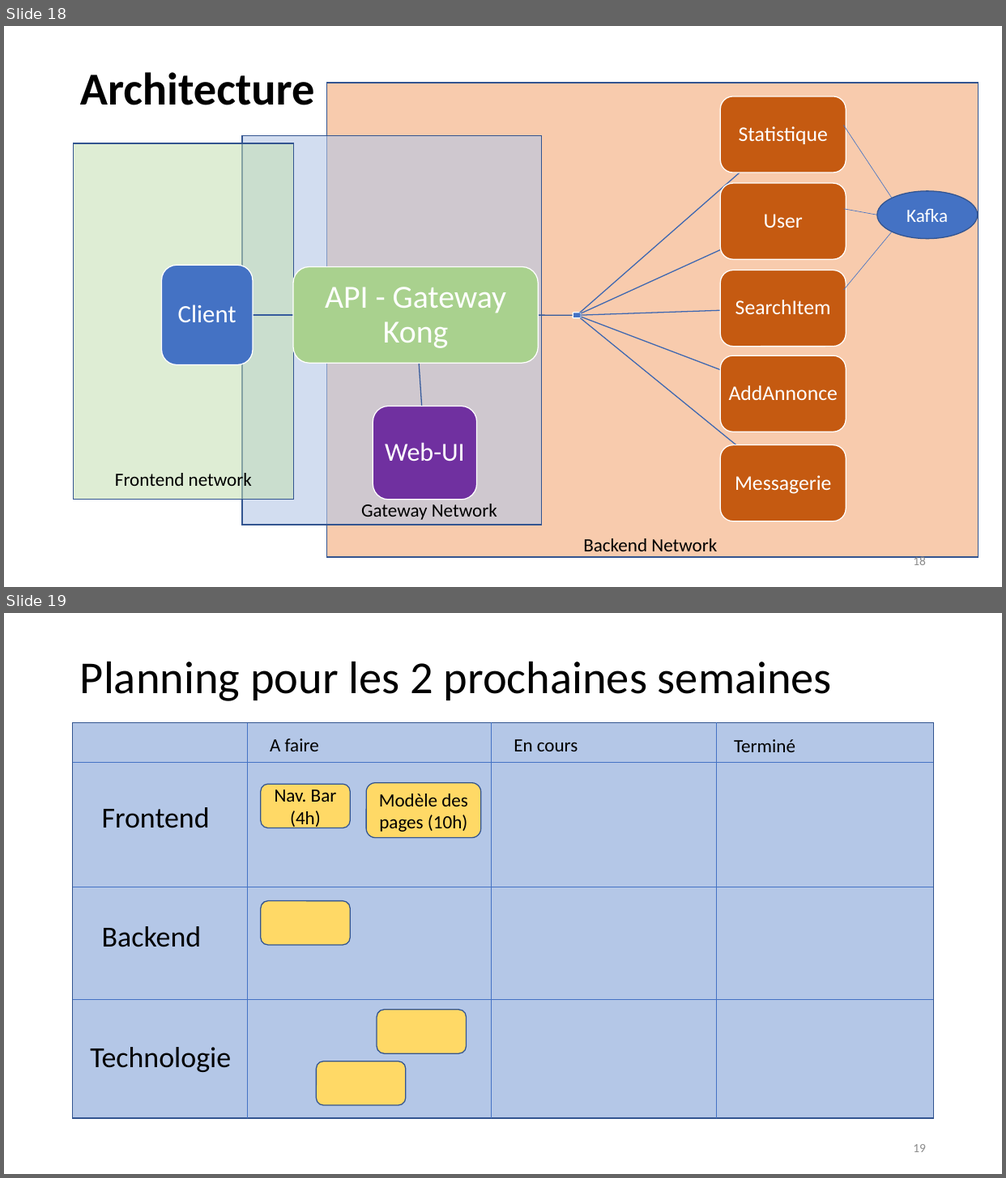
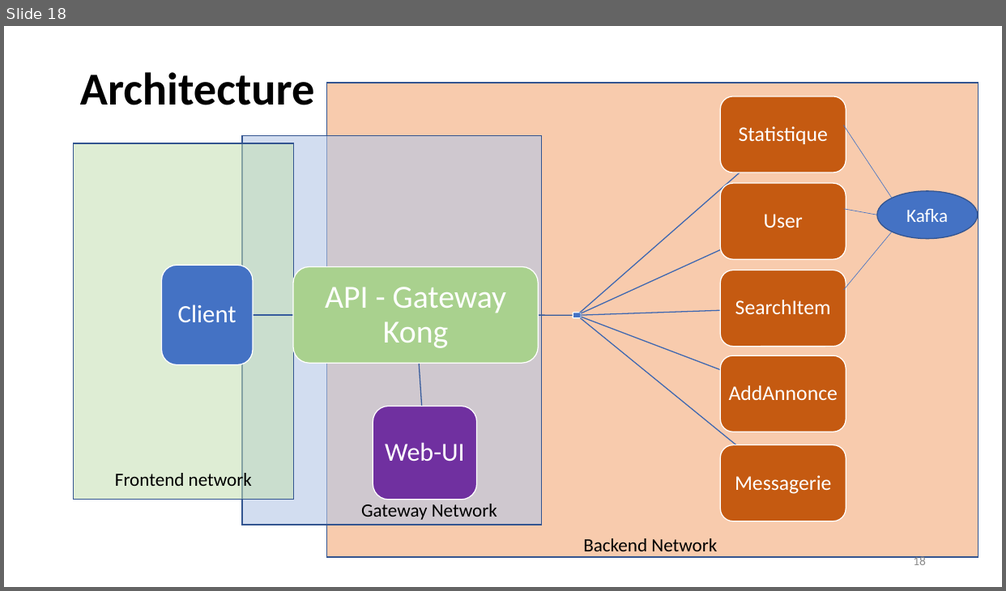
Before and after one commit to unige-pinfo-2019/PInfo1, a slide deck: Docs/UNIbay_DeskPitchFinal.pptx. Shown one above the other, each under a label of ours: slides 18 and 19 before the commit, slide 18 after it. The pictures are 1006x1178 and 1006x591 pixels, drawn with LibreOffice and Linux fonts; fonts in the diff are those of the drawing. Boxes give left, top, right and bottom in pixels: in the first picture for what was removed or moved away, otherwise in the second. Text is boxed around its words. In the diff, an @@ line names an element or a change of style, - is before the commit and + after.

```diff
--- a/Docs/UNIbay_DeskPitchFinal.pptx
+++ b/Docs/UNIbay_DeskPitchFinal.pptx
@@ slide 19 removed at (4,613,1002,1174), background #FFFFFF @@
@@ title removed at (80,661,832,701) @@
-Planning pour les 2 prochaines semaines
@@ rectangle removed at (73,723,934,1119) @@
@@ line removed from (247, 723) to (247, 1118) @@
@@ line removed from (492, 723) to (492, 1118) @@
@@ line removed from (717, 723) to (717, 1118) @@
@@ text removed at (270,739,319,752) @@
-A faire
@@ text removed at (513,739,578,752) @@
-En cours
@@ text removed at (734,739,795,752) @@
-Terminé
@@ line removed from (73, 763) to (934, 763) @@
@@ rounded rectangle removed at (261,785,350,828) @@
-Nav. Bar (4h)
@@ rounded rectangle removed at (366,783,481,837) @@
-Modèle des pages (10h)
@@ text removed at (102,807,210,828) @@
-Frontend
@@ line removed from (73, 887) to (934, 887) @@
@@ rounded rectangle removed at (261,901,350,945) @@
@@ text removed at (102,926,202,948) @@
-Backend
@@ line removed from (73, 1000) to (934, 1000) @@
@@ rounded rectangle removed at (377,1010,466,1054) @@
@@ text removed at (90,1047,231,1072) @@
-Technologie
@@ rounded rectangle removed at (316,1062,405,1105) @@
@@ page number removed at (913,1144,926,1152) @@
-19
```
Also in this commit, not shown: 6 slides changed, 2 slides added, 1 other slide removed, 1 other file.
